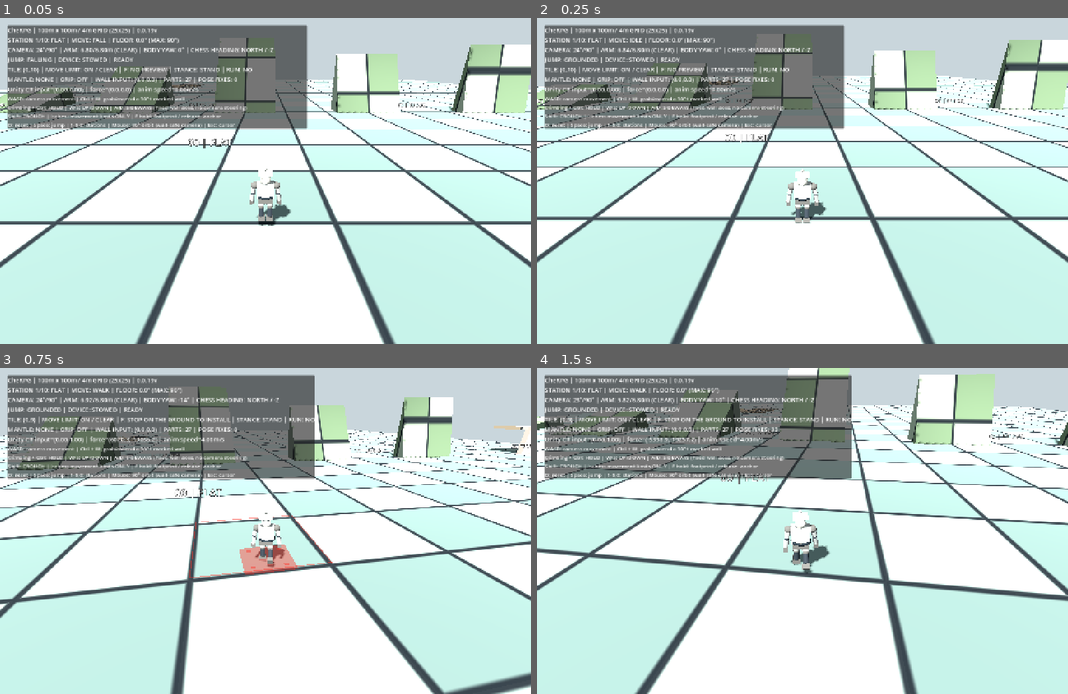
Above: before the commit, frames 1-4 (two rows, left to right).
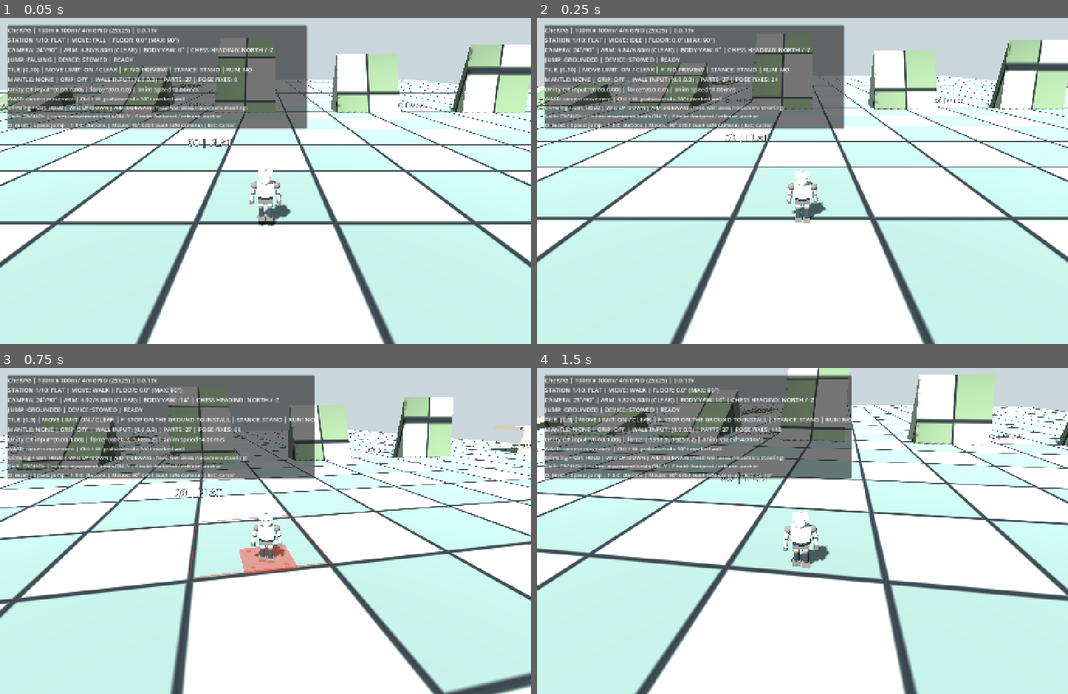
Above: after the commit, the same moments.

Repository: zzunlsj/cherpg
Game: Godot game, scene res://scenes/MotionLab.tscn
The game is run twice, just before and just after one commit, with the same random seed, the same clock (stepped at 60 frames per second) and the same inputs.
Inputs (mouse positions are in pixels of both pictures, inside the frame that each line leads up to):
- Up to frame 1 (0.05 s): no input
- Up to frame 2 (0.25 s): no input
- Up to frame 3 (0.75 s): tap Enter at 0.5 s; move the mouse to (292, 531) at 0.52 s; hold W from 0.53 s (still down); hold F from 0.53 s (still down); click (292, 531) at 0.67 s
- Up to frame 4 (1.5 s): keep holding W; tap Space at 0.77 s; move the mouse to (775, 531) at 1.27 s; release F at 1.28 s; tap O at 1.35 s

Frame 1 is identical in both runs. In frame 2, less than 0.1% of the frame differs, in the area x 44-55%, y 18-63%; in frame 3, 0.1%; in frame 4, 0.2%.

Commit message:
fix(collision): distinguish proper foot/shin support contact from actual terrain penetration instead of ignoring all grounded leg collisions

Diff:
--- a/godot/tests/motion_rotation_lab/scripts/pawn_controller.gd
+++ b/godot/tests/motion_rotation_lab/scripts/pawn_controller.gd
@@ -1128,7 +1128,18 @@
 			# Foot and lower-leg ground contact is intentional. The ankle
 			# probe independently limits the amount of ground penetration.
 			if (name.ends_with("_Foot") or name.ends_with("_Shin")) and is_on_floor():
-				continue
+				# Allow real foot-to-floor contact, NEVER unlimited penetration.
+				# Compute the oriented proxy's world bottom (OBB support point).
+				var box: BoxShape3D = probe["shape"]
+				var basis: Basis = area.global_basis
+				var half: Vector3 = box.size*0.5
+				var lowest: float = area.global_position.y 					-absf(basis.x.y)*half.x-absf(basis.y.y)*half.y 					-absf(basis.z.y)*half.z
+				var under := PhysicsRayQueryParameters3D.create(
+					area.global_position+Vector3.UP*0.58,
+					area.global_position+Vector3.DOWN*0.85,1,[get_rid()])
+				var support: Dictionary = get_world_3d().direct_space_state.intersect_ray(under)
+				if not support.is_empty() and support["normal"].y > 0.53 					and lowest >= support["position"].y-0.017:
+					continue
 			return true
 	return false
 
